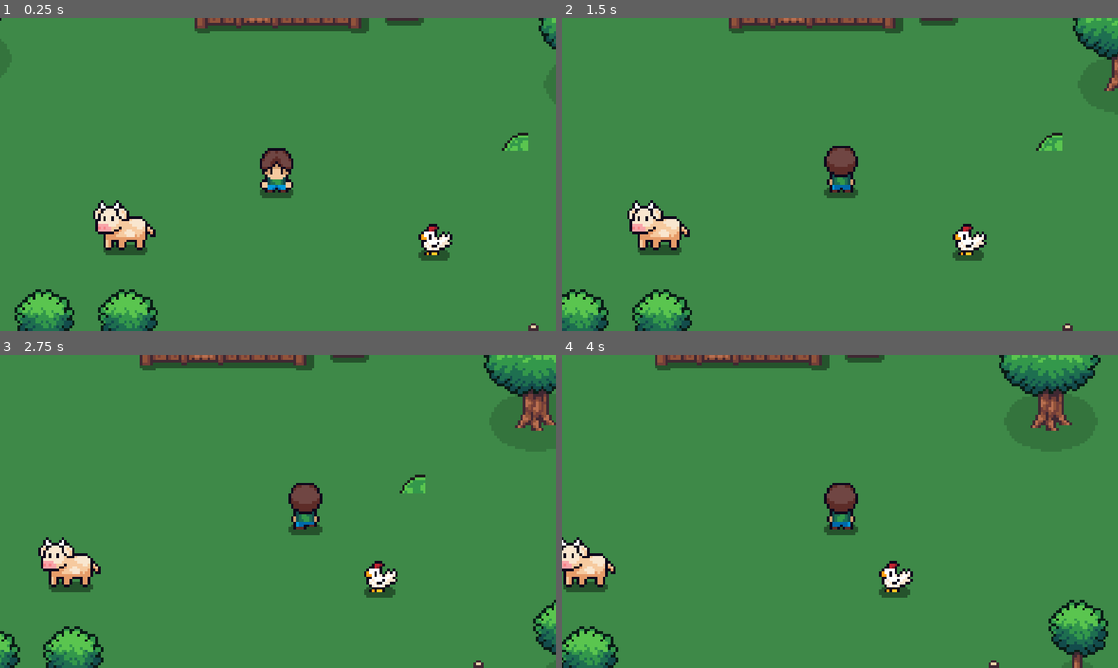
Above: before the commit, frames 1-4 (two rows, left to right).
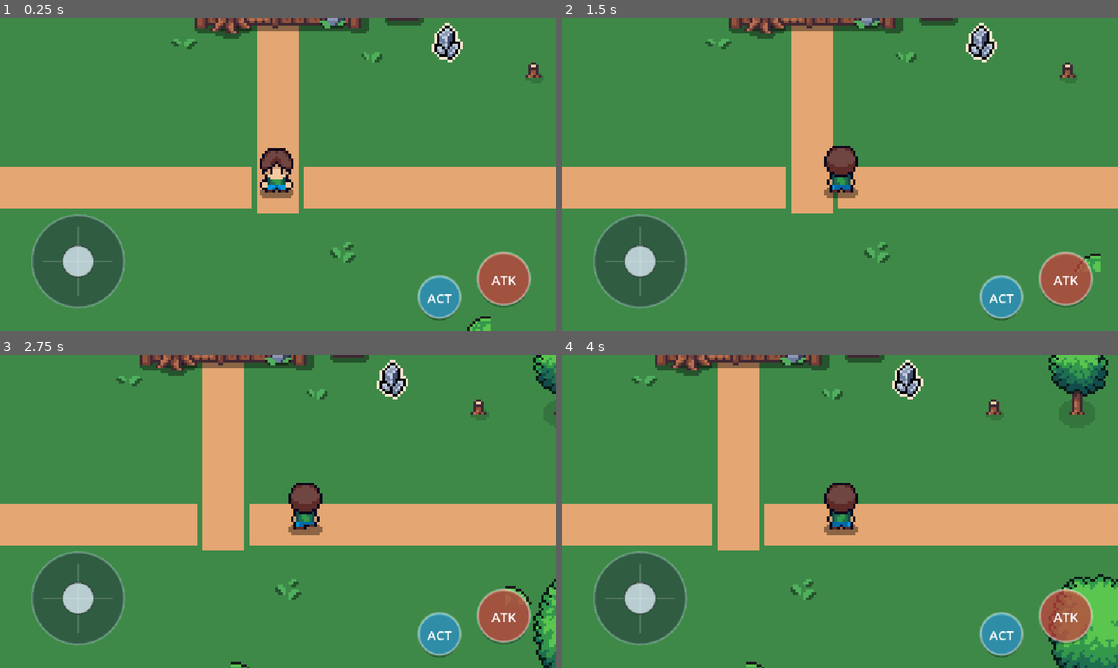
Above: after the commit, the same moments.

Repository: DiegoAzz/MyFamily2
Game: Godot game, scene res://scenes/world.tscn
Same seed, same stepped clock (60 frames per second), same inputs: the game is played once before the commit and once after it.
Inputs (mouse positions are in pixels of both pictures, inside the frame that each line leads up to):
- Up to frame 1 (0.25 s): no input
- Up to frame 2 (1.5 s): tap Enter (ui_accept) at 0.5, 0.6, 0.77, 1.07 s; move the mouse to (962, 158) at 0.52 s; hold Right (ui_right) 0.53-1.25 s; click (962, 158) at 0.67 s; drag from (728, 190) to (812, 237) at 1.27 s
- Up to frame 3 (2.75 s): move the mouse to (333, 442) at 2.02 s; hold Right (ui_right) from 2.03 s (still down); tap Enter (ui_accept) at 2.1 s; click (333, 442) at 2.17 s
- Up to frame 4 (4 s): release Right (ui_right) at 2.75 s; drag from (812, 574) to (673, 464) at 2.77 s; move the mouse to (1006, 558) at 3.52 s; hold Left (ui_left) from 3.53 s (still down); tap Enter (ui_accept) at 3.6, 3.77 s; click (1006, 558) at 3.67 s

The runs differ from the first frame. In frame 1, 27% of the frame differs, in the area x 0-100%, y 0-100%; in frame 2, 27%; in frame 3, 28%; in frame 4, 30%.

Commit message:
Add rich terrain, decor, river, bridge, corral, animals, skeleton enemy, and mobile touch joystick/buttons

Diff:
--- a/project.godot
+++ b/project.godot
@@ -24,6 +24,11 @@
 window/stretch/mode="viewport"
 window/stretch/aspect="keep"
 
+[input_devices]
+
+pointing/emulate_touch_from_mouse=true
+pointing/emulate_mouse_from_touch=true
+
 [physics]
 
 3d/physics_engine="Jolt Physics"
--- a/scenes/player.tscn
+++ b/scenes/player.tscn
@@ -169,7 +169,7 @@
 "walk_up": SubResource("Animation_walk_up")
 }
 
-[node name="Player" type="CharacterBody2D"]
+[node name="Player" type="CharacterBody2D" groups=["player"]]
 motion_mode = 1
 script = ExtResource("1_script")
 
--- /dev/null
+++ b/scenes/skeleton.tscn
@@ -0,0 +1,65 @@
+[gd_scene load_steps=7 format=3]
+
+[ext_resource type="Script" path="res://scripts/skeleton.gd" id="1_script"]
+[ext_resource type="Texture2D" uid="uid://df6gin2cvt4ff" path="res://sprites/Enemies/Skeleton.png" id="2_texture"]
+
+[sub_resource type="CircleShape2D" id="CircleShape2D_feet"]
+radius = 5.0
+
+[sub_resource type="Animation" id="Animation_idle"]
+resource_name = "idle"
+length = 0.6
+loop_mode = 1
+tracks/0/type = "value"
+tracks/0/imported = false
+tracks/0/enabled = true
+tracks/0/path = NodePath("Sprite2D:frame")
+tracks/0/interp = 1
+tracks/0/loop_wrap = true
+tracks/0/keys = {
+"times": PackedFloat32Array(0, 0.1, 0.2, 0.3, 0.4, 0.5),
+"transitions": PackedFloat32Array(1, 1, 1, 1, 1, 1),
+"update": 1,
+"values": [0, 1, 2, 3, 4, 5]
+}
+
+[sub_resource type="Animation" id="Animation_walk"]
+resource_name = "walk"
+length = 0.6
+loop_mode = 1
+tracks/0/type = "value"
+tracks/0/imported = false
+tracks/0/enabled = true
+tracks/0/path = NodePath("Sprite2D:frame")
+tracks/0/interp = 1
+tracks/0/loop_wrap = true
+tracks/0/keys = {
+"times": PackedFloat32Array(0, 0.1, 0.2, 0.3, 0.4, 0.5),
+"transitions": PackedFloat32Array(1, 1, 1, 1, 1, 1),
+"update": 1,
+"values": [18, 19, 20, 21, 22, 23]
+}
+
+[sub_resource type="AnimationLibrary" id="AnimationLibrary_skel"]
+_data = {
+"idle": SubResource("Animation_idle"),
+"walk": SubResource("Animation_walk")
+}
+
+[node name="Skeleton" type="CharacterBody2D"]
+motion_mode = 1
+script = ExtResource("1_script")
+
+[node name="Sprite2D" type="Sprite2D" parent="."]
+texture = ExtResource("2_texture")
+hframes = 6
+vframes = 10
+
+[node name="CollisionShape2D" type="CollisionShape2D" parent="."]
+position = Vector2(0, 6)
+shape = SubResource("CircleShape2D_feet")
+
+[node name="AnimationPlayer" type="AnimationPlayer" parent="."]
+libraries = {
+"": SubResource("AnimationLibrary_skel")
+}
--- /dev/null
+++ b/scenes/touch_controls.tscn
@@ -0,0 +1,65 @@
+[gd_scene load_steps=3 format=3]
+
+[ext_resource type="Script" path="res://scripts/virtual_joystick.gd" id="1_joystick"]
+[ext_resource type="Script" path="res://scripts/touch_button.gd" id="2_button"]
+
+[node name="TouchControls" type="CanvasLayer" groups=["touch_controls"]]
+
+[node name="HUD" type="Control" parent="."]
+layout_mode = 3
+anchors_preset = 15
+anchor_right = 1.0
+anchor_bottom = 1.0
+grow_horizontal = 2
+grow_vertical = 2
+mouse_filter = 2
+
+[node name="VirtualJoystick" type="Control" parent="HUD"]
+layout_mode = 1
+anchors_preset = 2
+anchor_top = 1.0
+anchor_bottom = 1.0
+offset_left = 25.0
+offset_top = -145.0
+offset_right = 155.0
+offset_bottom = -15.0
+grow_vertical = 0
+script = ExtResource("1_joystick")
+
+[node name="AttackButton" type="Control" parent="HUD"]
+layout_mode = 1
+anchors_preset = 3
+anchor_left = 1.0
+anchor_top = 1.0
+anchor_right = 1.0
+anchor_bottom = 1.0
+offset_left = -95.0
+offset_top = -95.0
+offset_right = -25.0
+offset_bottom = -25.0
+grow_horizontal = 0
+grow_vertical = 0
+script = ExtResource("2_button")
+action_name = "ui_accept"
+label_text = "ATK"
+radius = 30.0
+
+[node name="ActionButton" type="Control" parent="HUD"]
+layout_mode = 1
+anchors_preset = 3
+anchor_left = 1.0
+anchor_top = 1.0
+anchor_right = 1.0
+anchor_bottom = 1.0
+offset_left = -160.0
+offset_top = -65.0
+offset_right = -105.0
+offset_bottom = -10.0
+grow_horizontal = 0
+grow_vertical = 0
+script = ExtResource("2_button")
+action_name = "ui_select"
+label_text = "ACT"
+base_color = Color(0.2, 0.65, 0.9, 0.65)
+pressed_color = Color(0.35, 0.8, 1.0, 0.9)
+radius = 24.0
--- a/scenes/world.tscn
+++ b/scenes/world.tscn
@@ -1,14 +1,24 @@
-[gd_scene load_steps=14 format=3]
+[gd_scene load_steps=22 format=3]
 
 [ext_resource type="Texture2D" uid="uid://b2bojyrft5s5x" path="res://sprites/Tiles/Grass_Middle.png" id="1_grass"]
-[ext_resource type="Texture2D" uid="uid://cbetajo4iig5s" path="res://sprites/Outdoor decoration/House_1_Wood_Base_Blue.png" id="2_house"]
-[ext_resource type="Texture2D" uid="uid://bymo3wc7ubr5k" path="res://sprites/Outdoor decoration/Oak_Tree.png" id="3_tree"]
-[ext_resource type="Texture2D" uid="uid://b6qv8dlfqxard" path="res://sprites/Outdoor decoration/Oak_Tree_Small.png" id="4_tree_small"]
-[ext_resource type="Texture2D" uid="uid://bnemuapied7go" path="res://sprites/Outdoor decoration/Chest.png" id="5_chest"]
-[ext_resource type="Texture2D" uid="uid://c3bd1ww57ide" path="res://sprites/Animals/Cow/Cow.png" id="6_cow"]
-[ext_resource type="Texture2D" uid="uid://das668vmbyxei" path="res://sprites/Animals/Chicken/Chicken.png" id="7_chicken"]
-[ext_resource type="PackedScene" path="res://scenes/player.tscn" id="8_player"]
-[ext_resource type="PackedScene" path="res://scenes/slime.tscn" id="9_slime"]
+[ext_resource type="Texture2D" uid="uid://vj4s64dyexou" path="res://sprites/Tiles/Water_Middle.png" id="2_water"]
+[ext_resource type="Texture2D" uid="uid://4cu5s813gxfb" path="res://sprites/Tiles/Path_Middle.png" id="3_path"]
+[ext_resource type="Texture2D" uid="uid://bemf2a0rne2o4" path="res://sprites/Outdoor decoration/Bridge_Wood.png" id="4_bridge"]
+[ext_resource type="Texture2D" uid="uid://ceef8xvvavm8i" path="res://sprites/Tiles/FarmLand_Tile.png" id="5_farmland"]
+[ext_resource type="Texture2D" uid="uid://cbetajo4iig5s" path="res://sprites/Outdoor decoration/House_1_Wood_Base_Blue.png" id="6_house"]
+[ext_resource type="Texture2D" uid="uid://bymo3wc7ubr5k" path="res://sprites/Outdoor decoration/Oak_Tree.png" id="7_tree"]
+[ext_resource type="Texture2D" uid="uid://b6qv8dlfqxard" path="res://sprites/Outdoor decoration/Oak_Tree_Small.png" id="8_tree_small"]
+[ext_resource type="Texture2D" uid="uid://bnemuapied7go" path="res://sprites/Outdoor decoration/Chest.png" id="9_chest"]
+[ext_resource type="Texture2D" uid="uid://c25q3p0mloxyb" path="res://sprites/Outdoor decoration/Fences.png" id="10_fences"]
+[ext_resource type="Texture2D" uid="uid://crt6dlyion14" path="res://sprites/Outdoor decoration/Outdoor_Decor_Free.png" id="11_decor"]
+[ext_resource type="Texture2D" uid="uid://c3bd1ww57ide" path="res://sprites/Animals/Cow/Cow.png" id="12_cow"]
+[ext_resource type="Texture2D" uid="uid://0kg4r32lv3nm" path="res://sprites/Animals/Pig/Pig.png" id="13_pig"]
+[ext_resource type="Texture2D" uid="uid://canmx65f44cji" path="res://sprites/Animals/Sheep/Sheep.png" id="14_sheep"]
+[ext_resource type="Texture2D" uid="uid://das668vmbyxei" path="res://sprites/Animals/Chicken/Chicken.png" id="15_chicken"]
+[ext_resource type="PackedScene" path="res://scenes/player.tscn" id="16_player"]
+[ext_resource type="PackedScene" path="res://scenes/slime.tscn" id="17_slime"]
+[ext_resource type="PackedScene" path="res://scenes/skeleton.tscn" id="18_skeleton"]
+[ext_resource type="PackedScene" path="res://scenes/touch_controls.tscn" id="19_touch"]
 
 [sub_resource type="RectangleShape2D" id="RectangleShape2D_house"]
 size = Vector2(76, 40)
@@ -19,16 +29,87 @@
 [sub_resource type="CircleShape2D" id="CircleShape2D_tree_small"]
 radius = 6.0
 
-[sub_resource type="RectangleShape2D" id="RectangleShape2D_chest"]
-size = Vector2(12, 10)
+[sub_resource type="RectangleShape2D" id="RectangleShape2D_fence_h"]
+size = Vector2(64, 10)
+
+[sub_resource type="RectangleShape2D" id="RectangleShape2D_fence_v"]
+size = Vector2(10, 64)
+
+[sub_resource type="RectangleShape2D" id="RectangleShape2D_water_wall"]
+size = Vector2(100, 260)
 
 [node name="World" type="Node2D"]
 
-[node name="GrassBackground" type="Sprite2D" parent="."]
+[node name="TerrainLayers" type="Node2D" parent="."]
+
+[node name="GrassBackground" type="Sprite2D" parent="TerrainLayers"]
 texture_repeat = 2
 texture = ExtResource("1_grass")
 region_enabled = true
-region_rect = Rect2(-1000, -1000, 2000, 2000)
+region_rect = Rect2(-1500, -1000, 3000, 2000)
+
+[node name="RiverWater" type="Sprite2D" parent="TerrainLayers"]
+texture_repeat = 2
+position = Vector2(240, 0)
+texture = ExtResource("2_water")
+region_enabled = true
+region_rect = Rect2(0, -600, 100, 1200)
+
+[node name="PathHouseToCross" type="Sprite2D" parent="TerrainLayers"]
+texture_repeat = 2
+position = Vector2(0, -10)
+texture = ExtResource("3_path")
+region_enabled = true
+region_rect = Rect2(0, 0, 16, 80)
+
+[node name="PathToFarm" type="Sprite2D" parent="TerrainLayers"]
+texture_repeat = 2
+position = Vector2(-70, 20)
+texture = ExtResource("3_path")
+region_enabled = true
+region_rect = Rect2(0, 0, 120, 16)
+
+[node name="PathToRiver" type="Sprite2D" parent="TerrainLayers"]
+texture_repeat = 2
+position = Vector2(100, 20)
+texture = ExtResource("3_path")
+region_enabled = true
+region_rect = Rect2(0, 0, 180, 16)
+
+[node name="Farmland" type="Sprite2D" parent="TerrainLayers"]
+position = Vector2(-155, 0)
+scale = Vector2(1.5, 1.5)
+texture = ExtResource("5_farmland")
+
+[node name="Bridge" type="Sprite2D" parent="TerrainLayers"]
+position = Vector2(240, 20)
+texture = ExtResource("4_bridge")
+
+[node name="WaterBarriers" type="Node2D" parent="TerrainLayers"]
+
+[node name="RiverTopWall" type="StaticBody2D" parent="TerrainLayers/WaterBarriers"]
+position = Vector2(240, -150)
+
+[node name="CollisionShape2D" type="CollisionShape2D" parent="TerrainLayers/WaterBarriers/RiverTopWall"]
+shape = SubResource("RectangleShape2D_water_wall")
+
+[node name="RiverBottomWall" type="StaticBody2D" parent="TerrainLayers/WaterBarriers"]
+position = Vector2(240, 180)
+
+[node name="CollisionShape2D" type="CollisionShape2D" parent="TerrainLayers/WaterBarriers/RiverBottomWall"]
+shape = SubResource("RectangleShape2D_water_wall")
+
+[node name="BridgeRailTop" type="StaticBody2D" parent="TerrainLayers/WaterBarriers"]
+position = Vector2(240, 5)
+
+[node name="CollisionShape2D" type="CollisionShape2D" parent="TerrainLayers/WaterBarriers/BridgeRailTop"]
+shape = SubResource("RectangleShape2D_fence_h")
+
+[node name="BridgeRailBottom" type="StaticBody2D" parent="TerrainLayers/WaterBarriers"]
+position = Vector2(240, 36)
+
+[node name="CollisionShape2D" type="CollisionShape2D" parent="TerrainLayers/WaterBarriers/BridgeRailBottom"]
+shape = SubResource("RectangleShape2D_fence_h")
 
 [node name="Entities" type="Node2D" parent="."]
 y_sort_enabled = true
@@ -37,76 +118,200 @@
 position = Vector2(0, -90)
 
 [node name="Sprite2D" type="Sprite2D" parent="Entities/House"]
-texture = ExtResource("2_house")
+texture = ExtResource("6_house")
 
 [node name="CollisionShape2D" type="CollisionShape2D" parent="Entities/House"]
 position = Vector2(0, 22)
 shape = SubResource("RectangleShape2D_house")
 
+[node name="Mailbox" type="Sprite2D" parent="Entities"]
+position = Vector2(-18, -45)
+texture = ExtResource("11_decor")
+region_enabled = true
+region_rect = Rect2(0, 32, 16, 16)
+
+[node name="Lantern" type="Sprite2D" parent="Entities"]
+position = Vector2(22, -45)
+texture = ExtResource("11_decor")
+region_enabled = true
+region_rect = Rect2(16, 32, 16, 16)
+
+[node name="Chest" type="StaticBody2D" parent="Entities"]
+position = Vector2(48, -50)
+
+[node name="Sprite2D" type="Sprite2D" parent="Entities/Chest"]
+texture = ExtResource("9_chest")
+
+[node name="CollisionShape2D" type="CollisionShape2D" parent="Entities/Chest"]
+position = Vector2(0, 2)
+shape = SubResource("CircleShape2D_tree_small")
+
+[node name="FlowersRed1" type="Sprite2D" parent="Entities"]
+position = Vector2(-35, -35)
+texture = ExtResource("11_decor")
+region_enabled = true
+region_rect = Rect2(0, 0, 16, 16)
+
+[node name="FlowersYellow1" type="Sprite2D" parent="Entities"]
+position = Vector2(36, -30)
+texture = ExtResource("11_decor")
+region_enabled = true
+region_rect = Rect2(16, 0, 16, 16)
+
+[node name="FlowersBlue1" type="Sprite2D" parent="Entities"]
+position = Vector2(25, 45)
+texture = ExtResource("11_decor")
+region_enabled = true
+region_rect = Rect2(32, 0, 16, 16)
+
+[node name="Mushroom1" type="Sprite2D" parent="Entities"]
+position = Vector2(-50, -70)
+texture = ExtResource("11_decor")
+region_enabled = true
+region_rect = Rect2(48, 16, 16, 16)
+
+[node name="WoodLog" type="Sprite2D" parent="Entities"]
+position = Vector2(-45, -55)
+texture = ExtResource("11_decor")
+region_enabled = true
+region_rect = Rect2(48, 64, 32, 16)
+
+[node name="TreeStump" type="Sprite2D" parent="Entities"]
+position = Vector2(65, -35)
+texture = ExtResource("11_decor")
+region_enabled = true
+region_rect = Rect2(16, 64, 16, 16)
+
 [node name="Tree1" type="StaticBody2D" parent="Entities"]
-position = Vector2(-120, -50)
+position = Vector2(-90, -80)
 
 [node name="Sprite2D" type="Sprite2D" parent="Entities/Tree1"]
-texture = ExtResource("3_tree")
+texture = ExtResource("7_tree")
 
 [node name="CollisionShape2D" type="CollisionShape2D" parent="Entities/Tree1"]
 position = Vector2(0, 26)
 shape = SubResource("CircleShape2D_tree")
 
 [node name="Tree2" type="StaticBody2D" parent="Entities"]
-position = Vector2(120, -40)
+position = Vector2(90, -80)
 
 [node name="Sprite2D" type="Sprite2D" parent="Entities/Tree2"]
-texture = ExtResource("3_tree")
+texture = ExtResource("7_tree")
 
 [node name="CollisionShape2D" type="CollisionShape2D" parent="Entities/Tree2"]
 position = Vector2(0, 26)
 shape = SubResource("CircleShape2D_tree")
 
 [node name="Tree3" type="StaticBody2D" parent="Entities"]
-position = Vector2(-90, 80)
+position = Vector2(130, -30)
 
 [node name="Sprite2D" type="Sprite2D" parent="Entities/Tree3"]
-texture = ExtResource("4_tree_small")
+texture = ExtResource("8_tree_small")
 
 [node name="CollisionShape2D" type="CollisionShape2D" parent="Entities/Tree3"]
 position = Vector2(0, 12)
 shape = SubResource("CircleShape2D_tree_small")
 
 [node name="Tree4" type="StaticBody2D" parent="Entities"]
-position = Vector2(130, 70)
+position = Vector2(140, 70)
 
 [node name="Sprite2D" type="Sprite2D" parent="Entities/Tree4"]
-texture = ExtResource("4_tree_small")
+texture = ExtResource("7_tree")
 
 [node name="CollisionShape2D" type="CollisionShape2D" parent="Entities/Tree4"]
+position = Vector2(0, 26)
+shape = SubResource("CircleShape2D_tree")
+
+[node name="Tree5" type="StaticBody2D" parent="Entities"]
+position = Vector2(330, -50)
+
+[node name="Sprite2D" type="Sprite2D" parent="Entities/Tree5"]
+texture = ExtResource("7_tree")
+
+[node name="CollisionShape2D" type="CollisionShape2D" parent="Entities/Tree5"]
+position = Vector2(0, 26)
+shape = SubResource("CircleShape2D_tree")
+
+[node name="Tree6" type="StaticBody2D" parent="Entities"]
+position = Vector2(340, 60)
+
+[node name="Sprite2D" type="Sprite2D" parent="Entities/Tree6"]
+texture = ExtResource("8_tree_small")
+
+[node name="CollisionShape2D" type="CollisionShape2D" parent="Entities/Tree6"]
 position = Vector2(0, 12)
 shape = SubResource("CircleShape2D_tree_small")
 
-[node name="Chest" type="StaticBody2D" parent="Entities"]
-position = Vector2(48, -50)
-
-[node name="Sprite2D" type="Sprite2D" parent="Entities/Chest"]
-texture = ExtResource("5_chest")
-
-[node name="CollisionShape2D" type="CollisionShape2D" parent="Entities/Chest"]
-position = Vector2(0, 2)
-shape = SubResource("RectangleShape2D_chest")
-
-[node name="Cow" type="Sprite2D" parent="Entities"]
-position = Vector2(-60, 35)
-texture = ExtResource("6_cow")
+[node name="Corral" type="Node2D" parent="Entities"]
+position = Vector2(-155, 5)
+
+[node name="FenceTop" type="StaticBody2D" parent="Entities/Corral"]
+position = Vector2(0, -45)
+
+[node name="Sprite2D" type="Sprite2D" parent="Entities/Corral/FenceTop"]
+texture = ExtResource("10_fences")
+region_enabled = true
+region_rect = Rect2(0, 0, 64, 16)
+
+[node name="CollisionShape2D" type="CollisionShape2D" parent="Entities/Corral/FenceTop"]
+shape = SubResource("RectangleShape2D_fence_h")
+
+[node name="FenceBottom" type="StaticBody2D" parent="Entities/Corral"]
+position = Vector2(0, 45)
+
+[node name="Sprite2D" type="Sprite2D" parent="Entities/Corral/FenceBottom"]
+texture = ExtResource("10_fences")
+region_enabled = true
+region_rect = Rect2(0, 0, 64, 16)
+
+[node name="CollisionShape2D" type="CollisionShape2D" parent="Entities/Corral/FenceBottom"]
+shape = SubResource("RectangleShape2D_fence_h")
+
+[node name="FenceLeft" type="StaticBody2D" parent="Entities/Corral"]
+position = Vector2(-32, 0)
+
+[node name="Sprite2D" type="Sprite2D" parent="Entities/Corral/FenceLeft"]
+texture = ExtResource("10_fences")
+region_enabled = true
+region_rect = Rect2(0, 0, 16, 64)
+
+[node name="CollisionShape2D" type="CollisionShape2D" parent="Entities/Corral/FenceLeft"]
+shape = SubResource("RectangleShape2D_fence_v")
+
+[node name="Cow" type="Sprite2D" parent="Entities/Corral"]
+position = Vector2(-12, -15)
+texture = ExtResource("12_cow")
 hframes = 2
 vframes = 2
 
-[node name="Chicken" type="Sprite2D" parent="Entities"]
-position = Vector2(60, 40)
-texture = ExtResource("7_chicken")
+[node name="Pig" type="Sprite2D" parent="Entities/Corral"]
+position = Vector2(12, -15)
+texture = ExtResource("13_pig")
 hframes = 2
 vframes = 2
 
-[node name="Slime" parent="Entities" instance=ExtResource("9_slime")]
-position = Vector2(80, -10)
-
-[node name="Player" parent="Entities" instance=ExtResource("8_player")]
+[node name="Sheep" type="Sprite2D" parent="Entities/Corral"]
+position = Vector2(-10, 15)
+texture = ExtResource("14_sheep")
+hframes = 2
+vframes = 2
+
+[node name="Chicken" type="Sprite2D" parent="Entities/Corral"]
+position = Vector2(15, 15)
+texture = ExtResource("15_chicken")
+hframes = 2
+vframes = 2
+
+[node name="Slime1" parent="Entities" instance=ExtResource("17_slime")]
+position = Vector2(60, 65)
+
+[node name="Slime2" parent="Entities" instance=ExtResource("17_slime")]
+position = Vector2(-30, 90)
+
+[node name="SkeletonBoss" parent="Entities" instance=ExtResource("18_skeleton")]
+position = Vector2(320, 20)
+
+[node name="Player" parent="Entities" instance=ExtResource("16_player")]
 position = Vector2(0, 15)
+
+[node name="TouchControls" parent="." instance=ExtResource("19_touch")]
--- a/scripts/player.gd
+++ b/scripts/player.gd
@@ -38,6 +38,15 @@
 		if Input.is_key_pressed(KEY_S) or Input.is_key_pressed(KEY_DOWN):
 			dir.y += 1.0
 		dir = dir.normalized()
+
+	# Integración con el joystick táctil en pantalla para móviles:
+	if dir == Vector2.ZERO:
+		var touch_ctrls = get_tree().get_first_node_in_group("touch_controls")
+		if touch_ctrls and touch_ctrls.has_node("HUD/VirtualJoystick"):
+			var joy = touch_ctrls.get_node("HUD/VirtualJoystick")
+			if joy and "output" in joy and joy.output != Vector2.ZERO:
+				dir = joy.output
+
 	return dir
 
 func handle_movement(delta: float) -> void:
--- /dev/null
+++ b/scripts/skeleton.gd
@@ -0,0 +1,38 @@
+extends CharacterBody2D
+class_name SkeletonEnemy
+
+@export var speed: float = 35.0
+@export var detection_range: float = 90.0
+
+@onready var sprite: Sprite2D = $Sprite2D
+@onready var anim_player: AnimationPlayer = $AnimationPlayer
+
+var player: Node2D = null
+
+func _ready() -> void:
+	if anim_player.has_animation("idle"):
+		anim_player.play("idle")
+
+func _physics_process(_delta: float) -> void:
+	if not player:
+		var players = get_tree().get_nodes_in_group("player")
+		if players.size() > 0:
+			player = players[0]
+
+	if player:
+		var dist = global_position.distance_to(player.global_position)
+		if dist < detection_range and dist > 12.0:
+			var dir = (player.global_position - global_position).normalized()
+			velocity = dir * speed
+			if velocity.x != 0:
+				sprite.flip_h = (velocity.x < 0)
+			if anim_player.has_animation("walk") and anim_player.current_animation != "walk":
+				anim_player.play("walk")
+		else:
+			velocity = Vector2.ZERO
+			if anim_player.has_animation("idle") and anim_player.current_animation != "idle":
+				anim_player.play("idle")
+	else:
+		velocity = Vector2.ZERO
+
+	move_and_slide()
--- /dev/null
+++ b/scripts/touch_button.gd
@@ -0,0 +1,63 @@
+extends Control
+class_name TouchActionButton
+
+signal pressed
+signal released
+
+@export var action_name: String = "ui_accept"
+@export var label_text: String = "ATK"
+@export var base_color: Color = Color(0.88, 0.3, 0.28, 0.65)
+@export var pressed_color: Color = Color(1.0, 0.45, 0.4, 0.9)
+@export var radius: float = 30.0
+
+var is_pressed: bool = false
+var active_touch: int = -1
+
+func _ready() -> void:
+	custom_minimum_size = Vector2(radius * 2 + 10, radius * 2 + 10)
+
+func _gui_input(event: InputEvent) -> void:
+	if event is InputEventScreenTouch:
+		if event.pressed and active_touch == -1:
+			active_touch = event.index
+			_set_pressed(true)
+		elif not event.pressed and event.index == active_touch:
+			active_touch = -1
+			_set_pressed(false)
+
+	elif event is InputEventMouseButton and event.button_index == MOUSE_BUTTON_LEFT:
+		if event.pressed and active_touch == -1:
+			active_touch = 998
+			_set_pressed(true)
+		elif not event.pressed and active_touch == 998:
+			active_touch = -1
+			_set_pressed(false)
+
+func _set_pressed(val: bool) -> void:
+	is_pressed = val
+	if is_pressed:
+		Input.action_press(action_name)
+		pressed.emit()
+	else:
+		Input.action_release(action_name)
+		released.emit()
+	queue_redraw()
+
+func _draw() -> void:
+	var center = size / 2.0
+	var col = pressed_color if is_pressed else base_color
+	var r = radius if not is_pressed else radius * 0.92
+
+	# Sombra
+	draw_circle(center + Vector2(0, 3), r, Color(0, 0, 0, 0.3))
+
+	# Botón principal
+	draw_circle(center, r, col)
+	draw_arc(center, r, 0, TAU, 32, Color(1, 1, 1, 0.7 if is_pressed else 0.4), 2.5, true)
+
+	# Texto
+	var font = ThemeDB.fallback_font
+	var font_size = 15
+	var text_size = font.get_string_size(label_text, HORIZONTAL_ALIGNMENT_CENTER, -1, font_size)
+	var text_pos = center - Vector2(text_size.x / 2.0, -text_size.y / 3.0)
+	draw_string(font, text_pos, label_text, HORIZONTAL_ALIGNMENT_CENTER, -1, font_size, Color.WHITE)
--- /dev/null
+++ b/scripts/virtual_joystick.gd
@@ -0,0 +1,80 @@
+extends Control
+class_name MobileJoystick
+
+@export var max_distance: float = 45.0
+@export var deadzone: float = 0.15
+
+var output: Vector2 = Vector2.ZERO
+var touch_index: int = -1
+var stick_pos: Vector2 = Vector2.ZERO
+var is_active: bool = false
+
+func _ready() -> void:
+	custom_minimum_size = Vector2(130, 130)
+
+func _gui_input(event: InputEvent) -> void:
+	var center = size / 2.0
+
+	if event is InputEventScreenTouch:
+		if event.pressed and touch_index == -1:
+			touch_index = event.index
+			is_active = true
+			_update_stick(event.position - center)
+		elif not event.pressed and event.index == touch_index:
+			_reset_stick()
+
+	elif event is InputEventScreenDrag and event.index == touch_index:
+		_update_stick(event.position - center)
+
+	# Soporte para mouse en desktop / pruebas
+	elif event is InputEventMouseButton and event.button_index == MOUSE_BUTTON_LEFT:
+		if event.pressed and touch_index == -1:
+			touch_index = 999
+			is_active = true
+			_update_stick(event.position - center)
+		elif not event.pressed and touch_index == 999:
+			_reset_stick()
+
+	elif event is InputEventMouseMotion and touch_index == 999:
+		_update_stick(event.position - center)
+
+func _update_stick(offset: Vector2) -> void:
+	if offset.length() > max_distance:
+		stick_pos = offset.normalized() * max_distance
+	else:
+		stick_pos = offset
+
+	var norm = stick_pos / max_distance
+	if norm.length() < deadzone:
+		output = Vector2.ZERO
+	else:
+		output = norm
+
+	queue_redraw()
+
+func _reset_stick() -> void:
+	touch_index = -1
+	is_active = false
+	stick_pos = Vector2.ZERO
+	output = Vector2.ZERO
+	queue_redraw()
+
+func _draw() -> void:
+	var center = size / 2.0
+
+	# Circulo base
+	var base_color = Color(0.12, 0.15, 0.22, 0.45) if not is_active else Color(0.18, 0.24, 0.35, 0.6)
+	var border_color = Color(0.85, 0.9, 1.0, 0.3) if not is_active else Color(1.0, 0.85, 0.3, 0.7)
+	draw_circle(center, max_distance + 8, base_color)
+	draw_arc(center, max_distance + 8, 0, TAU, 32, border_color, 2.0, true)
+
+	# Indicadores direccionales sutiles (cruceta suave)
+	var cross_color = Color(1.0, 1.0, 1.0, 0.15)
+	draw_line(center - Vector2(max_distance - 5, 0), center + Vector2(max_distance - 5, 0), cross_color, 1.5)
+	draw_line(center - Vector2(0, max_distance - 5), center + Vector2(0, max_distance - 5), cross_color, 1.5)
+
+	# Palanca / Stick
+	var stick_center = center + stick_pos
+	var stick_color = Color(0.9, 0.95, 1.0, 0.75) if not is_active else Color(1.0, 0.85, 0.3, 0.9)
+	draw_circle(stick_center, 18, stick_color)
+	draw_arc(stick_center, 18, 0, TAU, 24, Color(0.1, 0.1, 0.1, 0.4), 1.5, true)
Not shown, added: build/web/MyFamily.apple-touch-icon.png.import
Not shown, added: build/web/MyFamily.icon.png.import
Not shown, added: build/web/MyFamily.png.import
Not shown, added: scripts/skeleton.gd.uid
Not shown, added: scripts/touch_button.gd.uid
Not shown, added: scripts/virtual_joystick.gd.uid
Not shown, changed: build/web/MyFamily.pck
Not shown, changed: build/web/MyFamily.wasm
